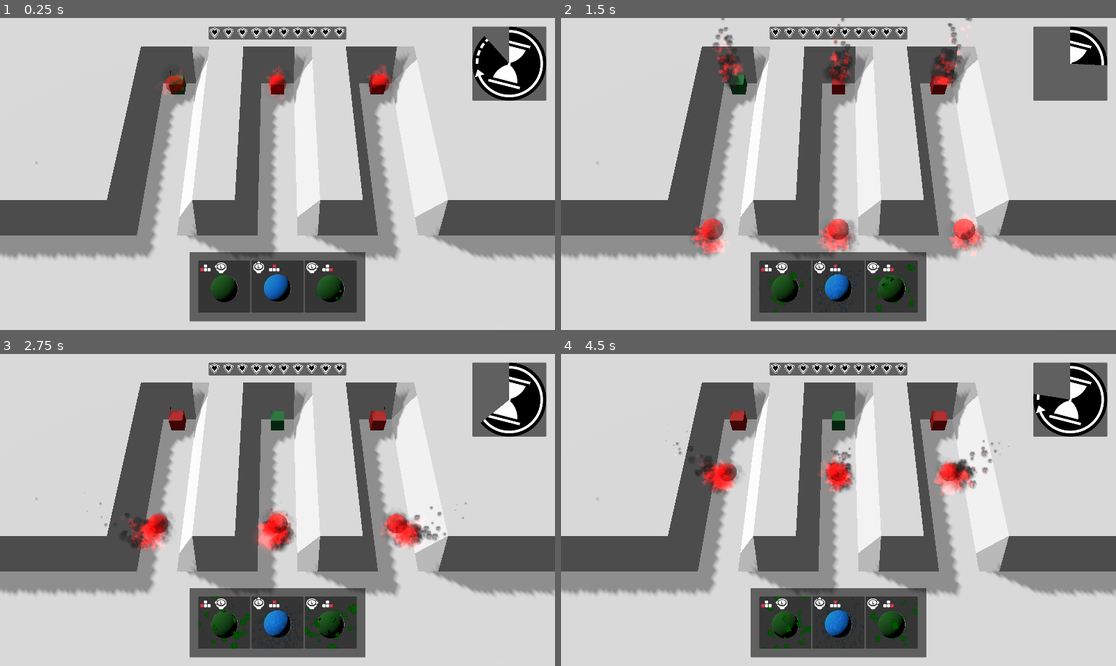
Above: before the commit, frames 1-4 (two rows, left to right).
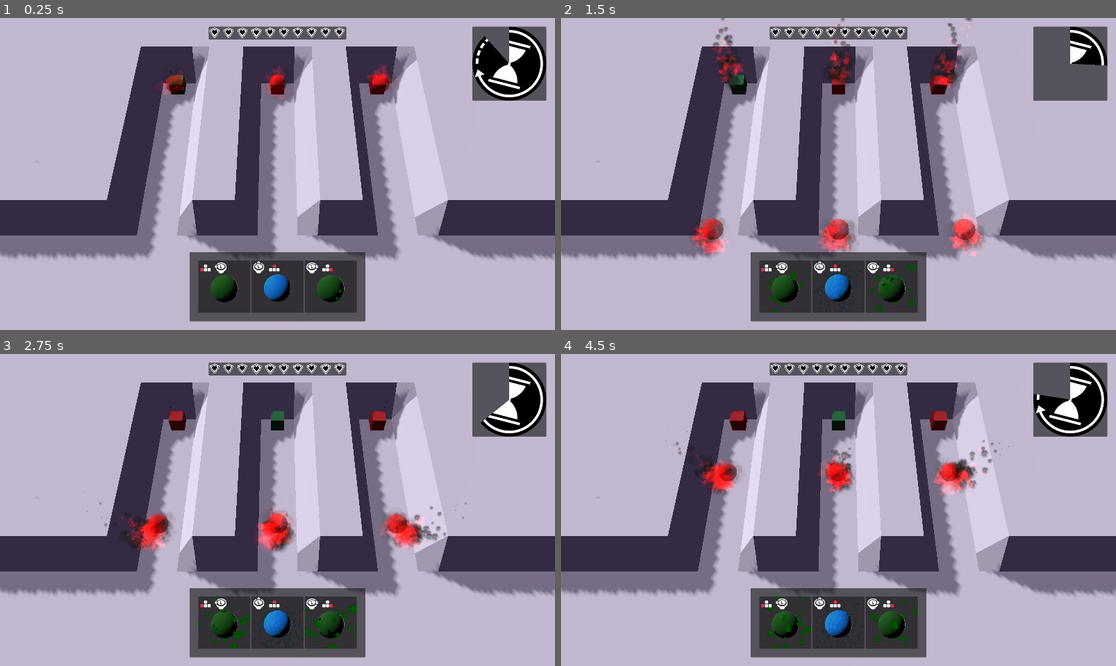
Above: after the commit, the same moments.

Repository: emmdie/3m5Jam2024_1
Game: Godot game, scene res://Scenes/game.tscn
Same seed, same stepped clock (60 frames per second), same inputs: the game is played once before the commit and once after it.
Inputs (mouse positions are in pixels of both pictures, inside the frame that each line leads up to):
- Up to frame 1 (0.25 s): no input
- Up to frame 2 (1.5 s): move the mouse to (960, 158) at 0.52 s; hold D (minigame_Right) 0.53-1.28 s; hold J (select_0) 0.53-1.28 s; move the mouse to (727, 189) at 1.27 s; hold S (minigame_Down) from 1.28 s (still down); tap K (select_1) at 1.35 s
- Up to frame 3 (2.75 s): move the mouse to (333, 441) at 2.02 s; release S (minigame_Down) at 2.03 s; hold D (minigame_Right) from 2.03 s (still down); hold L (select_2) from 2.03 s (still down)
- Up to frame 4 (4.5 s): move the mouse to (810, 572) at 2.77 s; release D (minigame_Right) at 2.78 s; release L (select_2) at 2.78 s; hold W (minigame_Up) 2.78-3.53 s; tap Left (summon_lane_0) at 2.85 s; move the mouse to (1005, 556) at 3.52 s; hold Up (summon_lane_1) 3.53-4.28 s; hold A (minigame_Left) from 3.53 s (still down); move the mouse to (672, 463) at 4.27 s; tap Right (summon_lane_2) at 4.35 s

The runs differ from the first frame. In frame 1, 88% of the frame differs, in the area x 0-100%, y 0-100%; in frame 2, 86%; in frame 3, 87%; in frame 4, 87%.

Commit message:
add custom font and a few colors

Diff:
--- a/Assets/theme.tres
+++ b/Assets/theme.tres
@@ -1,6 +1,17 @@
-[gd_resource type="Theme" format=3 uid="uid://d2lh3hpldd764"]
+[gd_resource type="Theme" load_steps=2 format=3 uid="uid://d2lh3hpldd764"]
+
+[ext_resource type="FontFile" uid="uid://cqn2ulq1n40q4" path="res://Assets/Fonts/Rosarivo-Regular.ttf" id="1_8xd5a"]
 
 [resource]
+default_font = ExtResource("1_8xd5a")
+default_font_size = 18
+Button/colors/font_color = Color(0.94902, 0.941176, 0.898039, 1)
+Button/colors/icon_hover_color = Color(0.227451, 0.219608, 0.345098, 1)
+Button/colors/icon_hover_pressed_color = Color(0.207843, 0.168627, 0.258824, 1)
+Button/colors/icon_normal_color = Color(0.129412, 0.129412, 0.137255, 1)
+Button/colors/icon_pressed_color = Color(0.721569, 0.709804, 0.72549, 1)
+Label/colors/font_color = Color(0.94902, 0.941176, 0.898039, 1)
+Label/colors/font_outline_color = Color(0.129412, 0.129412, 0.137255, 1)
 MarginContainer/constants/margin_bottom = 30
 MarginContainer/constants/margin_left = 30
 MarginContainer/constants/margin_right = 30
--- a/Scenes/Ui/Menus/license_viewer.tscn
+++ b/Scenes/Ui/Menus/license_viewer.tscn
@@ -32,7 +32,9 @@
 [node name="Text" type="Label" parent="MarginContainer/TabContainer/Credits"]
 layout_mode = 2
 text = "Hourglass, Heart Shield icon by Delapouite under CC BY 3.0 from https://game-icons.net/1x1/delapouite/duration.html#download
-Input Prompt Icons by Kenney under CC0 https://kenney.nl/assets/input-prompts#inline-download"
+Input Prompt Icons by Kenney under CC0 https://kenney.nl/assets/input-prompts#inline-download
+CC-29 PALETTE by Alpha6 https://lospec.com/palette-list/cc-29
+Rosarivo font by Pablo Ugerman under Open Font License https://fonts.google.com/specimen/Rosarivo"
 
 [node name="OpenFontLicense1_1" type="ScrollContainer" parent="MarginContainer/TabContainer"]
 layout_mode = 2
--- a/Scenes/Ui/Menus/main_menu.tscn
+++ b/Scenes/Ui/Menus/main_menu.tscn
@@ -41,6 +41,7 @@
 layout_mode = 2
 size_flags_horizontal = 4
 size_flags_vertical = 6
+theme = ExtResource("1_8w3v2")
 text = "Play"
 
 [node name="SettingsButton" type="Button" parent="ButtonMarginContainer/HBoxContainer/VBoxContainer"]
--- a/project.godot
+++ b/project.godot
@@ -13,6 +13,7 @@
 config/name="Game Jam Template"
 run/main_scene="res://Scenes/game.tscn"
 config/features=PackedStringArray("4.2", "GL Compatibility")
+boot_splash/bg_color=Color(0.227451, 0.219608, 0.345098, 1)
 config/icon="res://Assets/Textures/icon.svg"
 
 [autoload]
@@ -27,6 +28,10 @@
 [editor_plugins]
 
 enabled=PackedStringArray("res://addons/anthonyec.camera_preview/plugin.cfg", "res://addons/htk_game_state/plugin.cfg")
+
+[gui]
+
+theme/custom_font="res://Assets/Fonts/Rosarivo-Regular.ttf"
 
 [input]
 
@@ -89,3 +94,7 @@
 , Object(InputEventKey,"resource_local_to_scene":false,"resource_name":"","device":-1,"window_id":0,"alt_pressed":false,"shift_pressed":false,"ctrl_pressed":false,"meta_pressed":false,"pressed":false,"keycode":0,"physical_keycode":76,"key_label":0,"unicode":108,"echo":false,"script":null)
 ]
 }
+
+[rendering]
+
+environment/defaults/default_clear_color=Color(0.207843, 0.168627, 0.258824, 1)
Not shown, added: Assets/Fonts/OFL.txt
Binary file added: Assets/Fonts/Rosarivo-Regular.ttf
Not shown, added: Assets/Fonts/Rosarivo-Regular.ttf.import
Not shown: 1 places in Scenes/env.tres that only renumber resources
